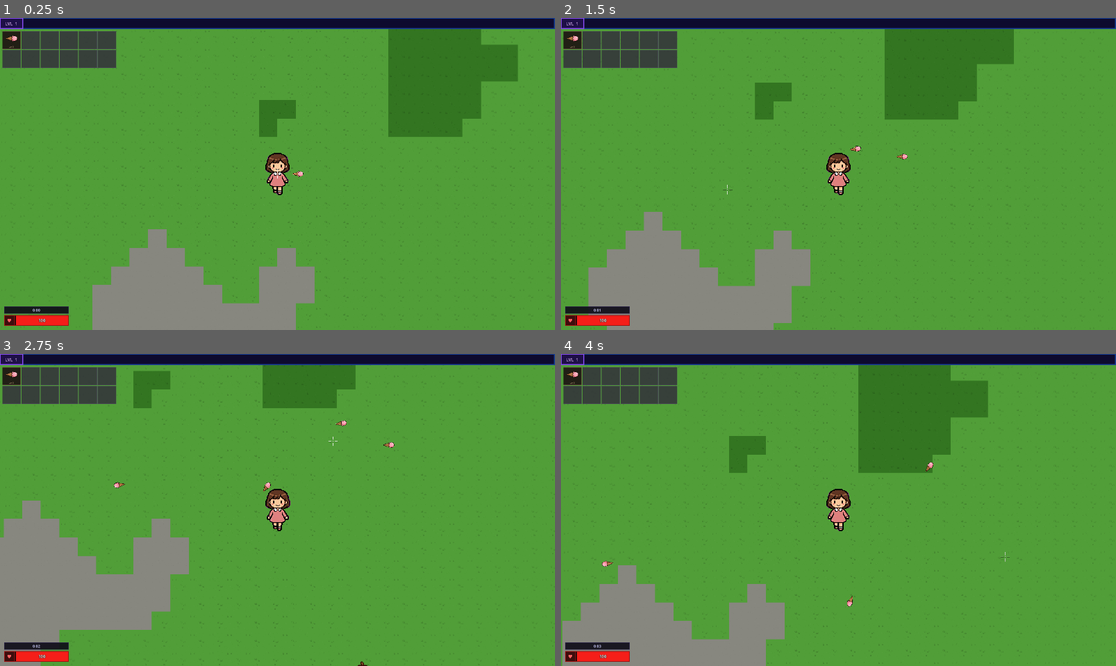
Above: before the commit, frames 1-4 (two rows, left to right).
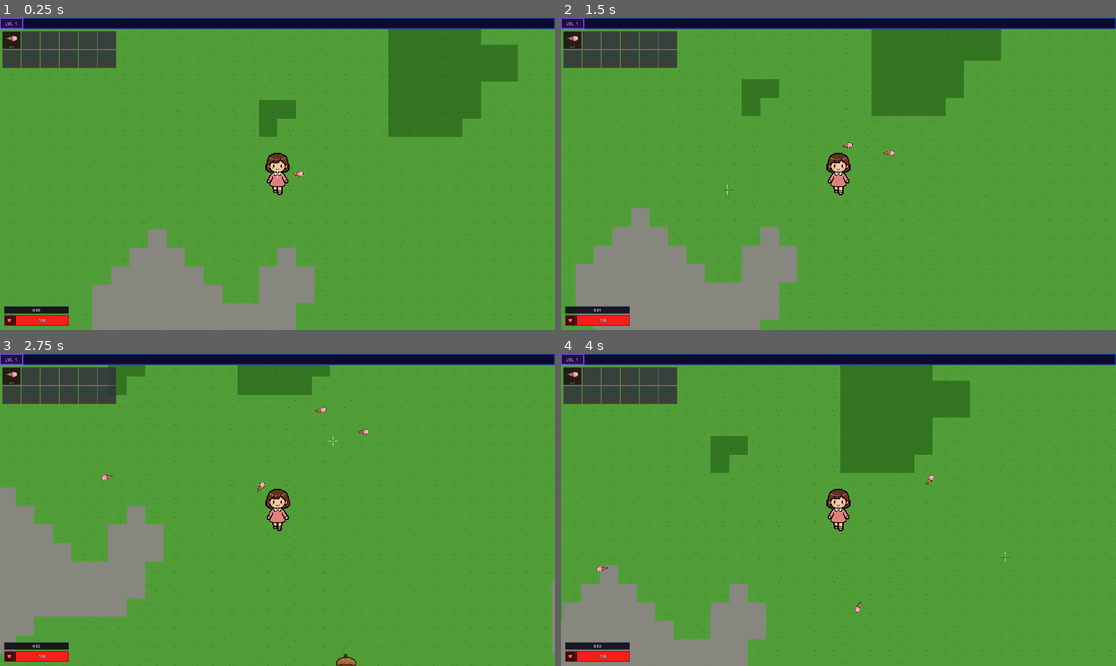
Above: after the commit, the same moments.

Repository: oguzhanaydiin/queendom-survivors
Game: Godot game, scene res://scenes/world/world.tscn
Two runs of this game, one before a commit and one after it. Both use one fixed random seed, a clock stepped at 60 frames per second and the inputs below.
Inputs (mouse positions are in pixels of both pictures, inside the frame that each line leads up to):
- Up to frame 1 (0.25 s): no input
- Up to frame 2 (1.5 s): move the mouse to (960, 158) at 0.52 s; hold D (move_right) 0.53-1.28 s; move the mouse to (727, 189) at 1.27 s; hold S (move_down) from 1.28 s (still down)
- Up to frame 3 (2.75 s): move the mouse to (333, 441) at 2.02 s; release S (move_down) at 2.03 s; hold D (move_right) from 2.03 s (still down)
- Up to frame 4 (4 s): move the mouse to (810, 572) at 2.77 s; release D (move_right) at 2.78 s; hold W (move_up) 2.78-3.53 s; move the mouse to (1005, 556) at 3.52 s; hold A (move_left) from 3.53 s (still down)

The runs differ from the first frame. In frame 1, less than 0.1% of the frame differs, in the area x 52-53%, y 50-51%; in frame 2, 5.3%; in frame 3, 7.9%, in the area x 0-100%, y 3-100%; in frame 4, 6.2%.

Commit message:
fixing pngs

Diff:
--- a/scenes/characters/player/player.gd
+++ b/scenes/characters/player/player.gd
@@ -48,7 +48,7 @@
 	"magnet":   "Gem attraction radius +20 px per level (base 90 px).",
 }
 
-const _BASE_SPEED    := 320.0
+const _BASE_SPEED    := 360.0
 const _BASE_INTERVAL := 0.8
 const _PLAYER_REF_SCALE := 14.0
 
--- a/scenes/enemies/enemy.gd
+++ b/scenes/enemies/enemy.gd
@@ -1,6 +1,6 @@
 extends CharacterBody2D
 
-@export var speed = 60.0
+@export var speed = 100.0
 @export var xp_value: int = 10
 @export var damage_amount: int = 10
 @export var damage_interval: float = 1.0
Binary file changed: assets/sprites/weapons/area.png
Binary file changed: assets/sprites/weapons/cotton_candy.png
Binary file changed: assets/sprites/weapons/ice_cream.png
Binary file changed: assets/sprites/weapons/lollipop.png
Binary file changed: assets/sprites/weapons/magnet.png
Binary file changed: assets/sprites/weapons/rock_candy.png
Binary file changed: assets/sprites/weapons/speed.png
